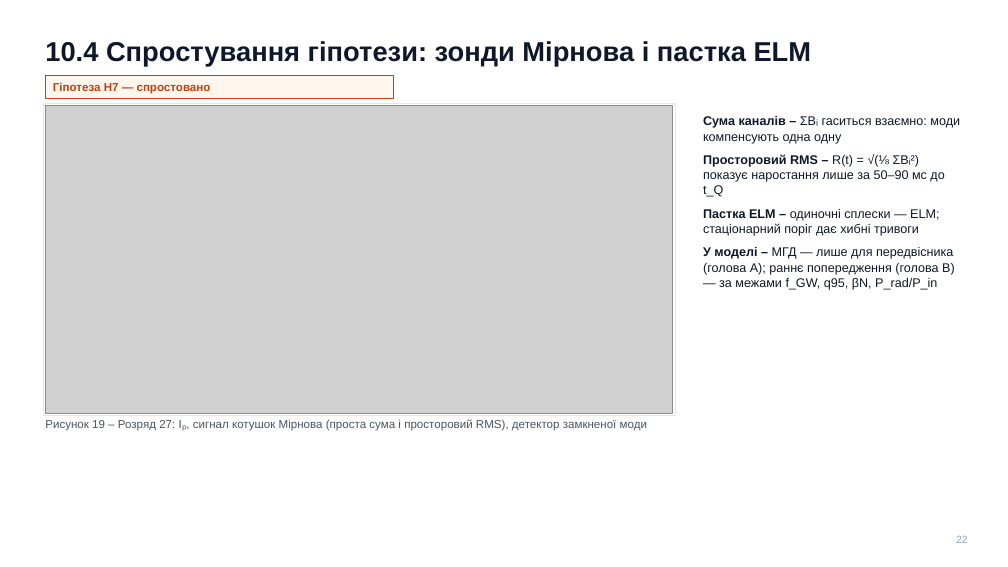
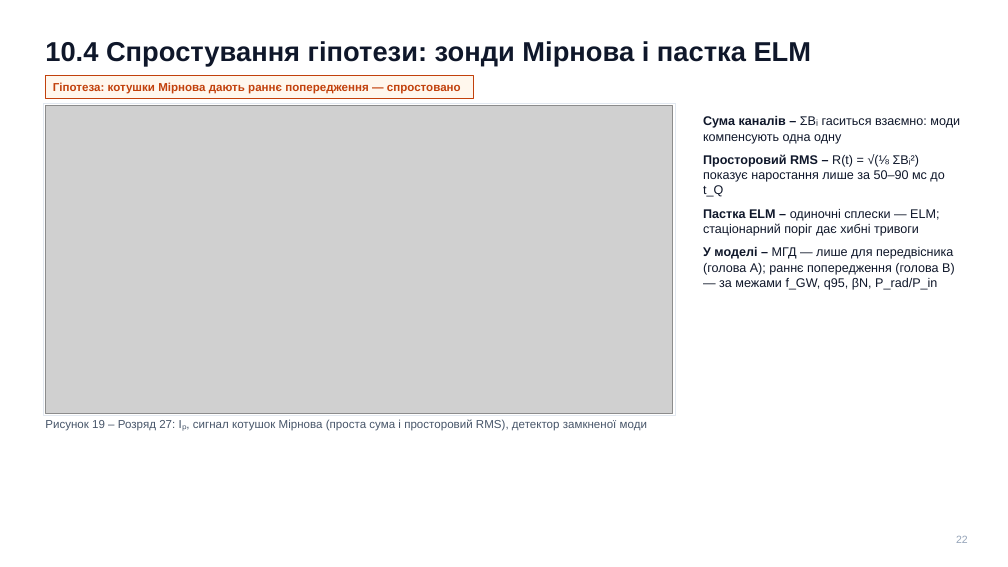
Before and after one commit to llllenah/plasma-disruption-prediction, a slide deck: slide 22 of docs/presentation.pptx. Drawn at 1008x567 pixels with LibreOffice and Linux fonts; fonts in the diff are those of the drawing; grey boxes stand for pictures. Boxes give left, top, right and bottom in pixels: in the first picture for what was removed or moved away, otherwise in the second. Text is boxed around its words. In the diff, an @@ line names an element or a change of style, - is before the commit and + after.

```diff
--- a/docs/presentation.pptx
+++ b/docs/presentation.pptx
@@ rectangle: place and size @@
-rectangle at <box>45,76,393,98</box>
+rectangle at <box>45,76,473,98</box>
@@ text at <box>53,82,461,94</box>: text changed @@
-Гіпотеза H7 — спростовано
+Гіпотеза: котушки Мірнова дають раннє попередження — спростовано
```
Also in this commit, not shown: 6 other slides changed, 1 other file.
